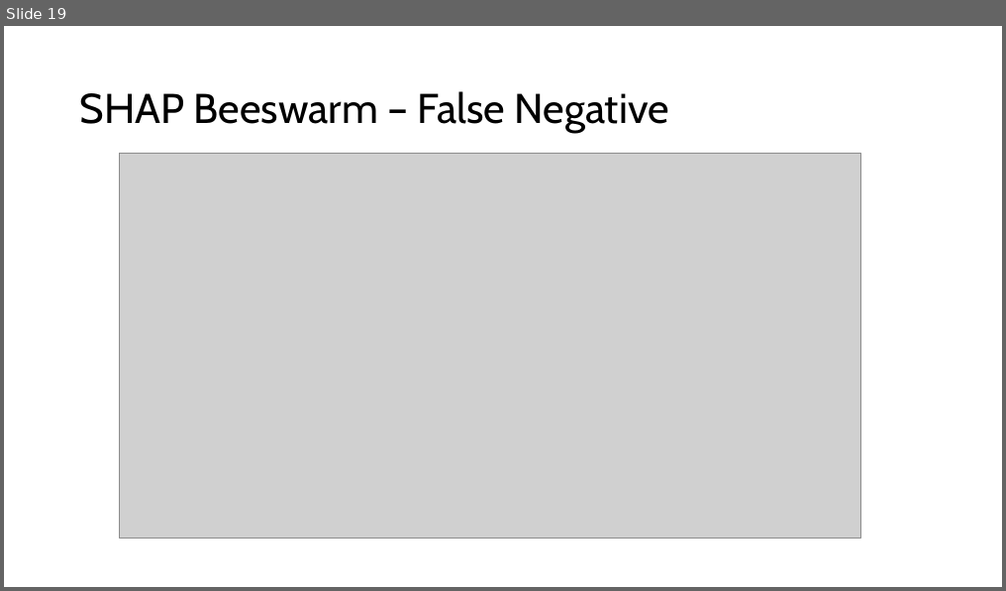
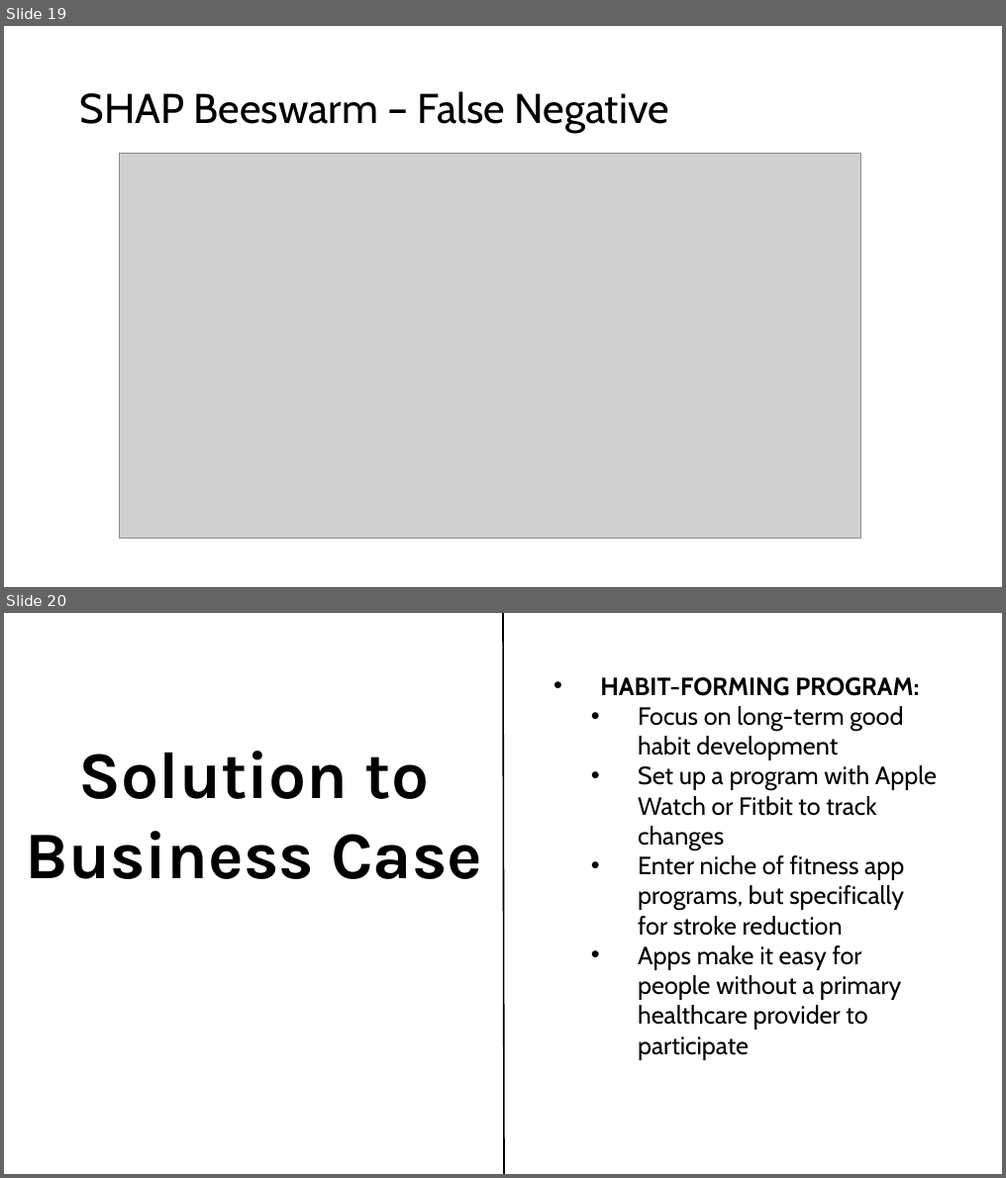
Before and after one commit to adnt01/stroke_factors_analysis, a slide deck: report_and_presentation/Cohort8_DS3_Presentation.pptx. Shown one above the other, each under a label of ours: slide 19 before the commit, slides 19 and 20 after it. The pictures are 1006x591 and 1006x1178 pixels, drawn with LibreOffice and Linux fonts; fonts in the diff are those of the drawing; grey boxes stand for pictures; background and template pictures are left out. Boxes give left, top, right and bottom in pixels: in the first picture for what was removed or moved away, otherwise in the second. Text is boxed around its words. In the diff, an @@ line names an element or a change of style, - is before the commit and + after.

```diff
--- a/report_and_presentation/Cohort8_DS3_Presentation.pptx
+++ b/report_and_presentation/Cohort8_DS3_Presentation.pptx
@@ slide 20 added at <box>4,613,1002,1174</box>, background picture (left out) @@
@@ line added from (504, 1174) to (503, 613), #000000 1.5 pt @@
@@ text added at <box>600,677,937,1060</box>, 24 pt, text #000000 @@
+• HABIT-FORMING PROGRAM:
+  • Focus on long-term good habit development
+  • Set up a program with Apple Watch or Fitbit to track changes
+  • Enter niche of fitness app programs, but specifically for stroke reduction
+  • Apps make it easy for people without a primary healthcare provider to participate
@@ text added at <box>26,751,482,879</box>, 64 pt, text #000000, bold @@
+Solution to Business Case
```
Also in this commit, not shown: 5 slides changed, 6 other slides added, 6 slides removed.
